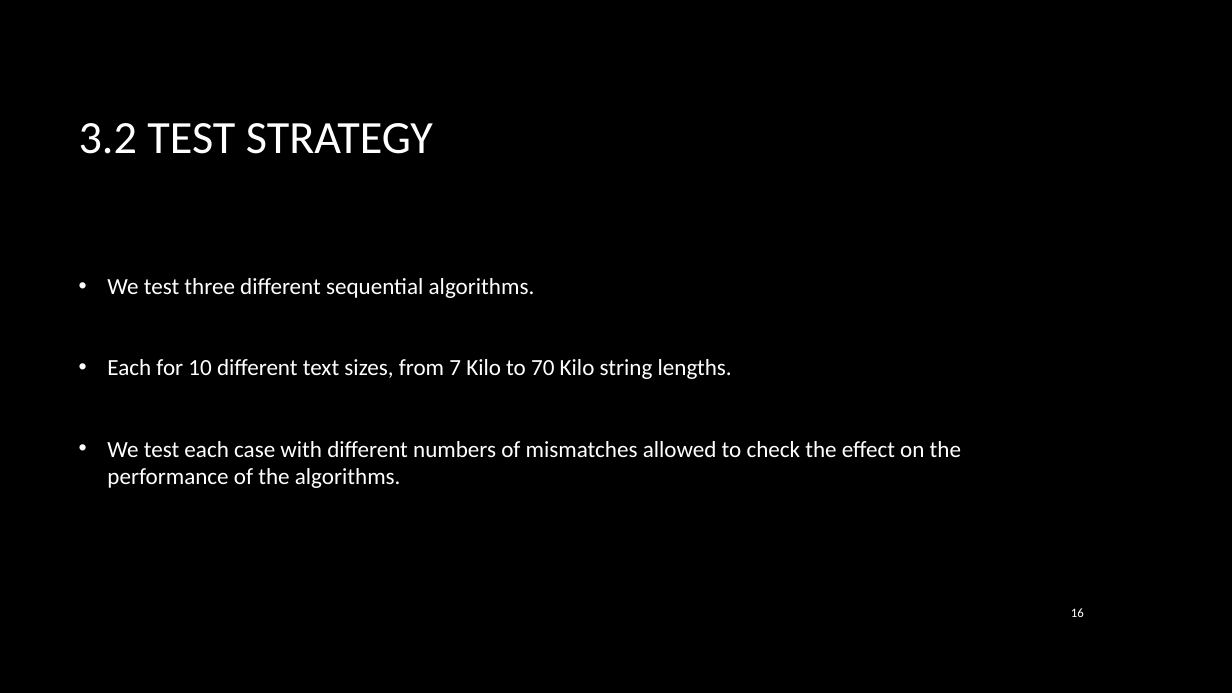
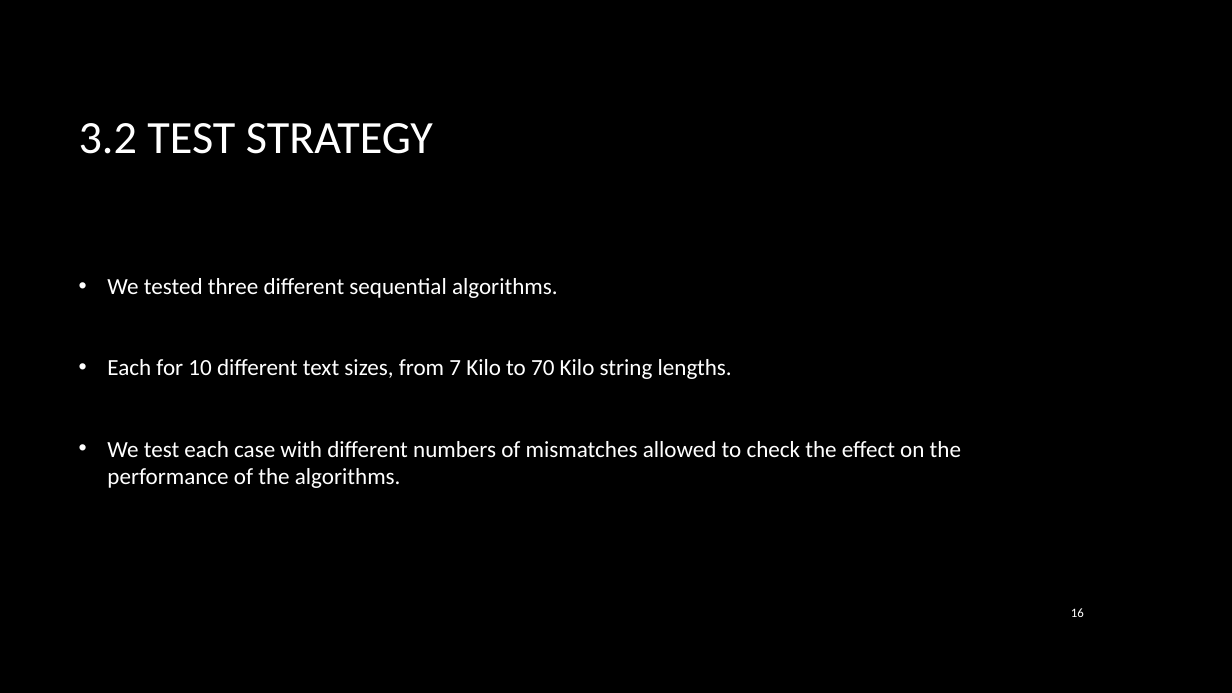
Before and after one commit to soroa/Parallel-ASM, a slide deck: slide 16 of slides/Presentation2.pptx. Drawn at 1232x693 pixels with LibreOffice and Linux fonts; fonts in the diff are those of the drawing; background and template pictures are left out. Boxes give left, top, right and bottom in pixels: in the first picture for what was removed or moved away, otherwise in the second. Text is boxed around its words. In the diff, an @@ line names an element or a change of style, - is before the commit and + after.

Commit message:
presentation slide

```diff
--- a/slides/Presentation2.pptx
+++ b/slides/Presentation2.pptx
@@ text at (107, 278, 558, 298): text changed @@
-• We test three different sequential algorithms.
+• We tested three different sequential algorithms.
```
